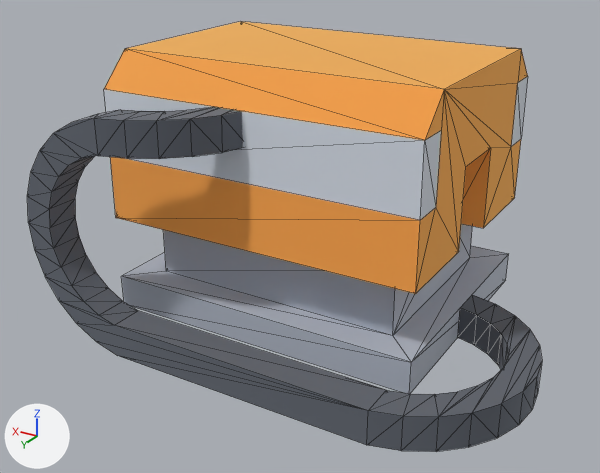
The glTF model kenney_space-kit/Models/machine_generator.glb: old version first, new version second.
Rendered twice from a 50 mm camera at (1.394, -0.424, 0.629) aimed at (1.981, -1.402, 0.14). Arrows for +X, +Y and +Z are at lower left; the lights stay in place. Mesh edges are drawn as thin lines. Where no turn or scale is listed for an object, it has been applied to the vertices.

In view in the first picture: 'cable', 'machine_generator'.
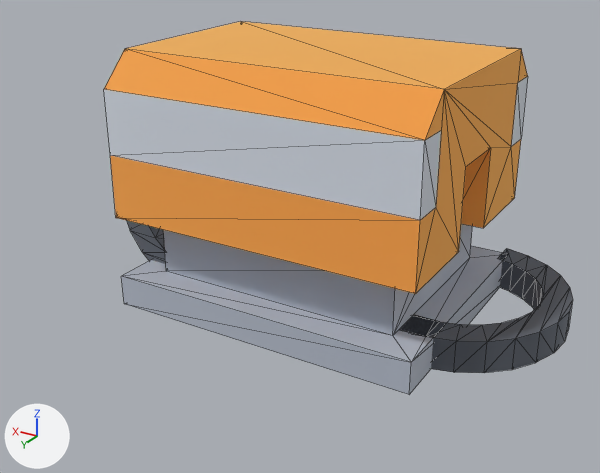
The newer file is also rescaled (x3.0), turned or shifted as a whole; pictures and numbers use the older file's frame.

Boxes (x1, y1, x2, y2) around the edits, measured in the pictures (600 x 473 px):
'cable', deleted: before (27, 107, 542, 452)
'machine_generator.002', added: after (126, 220, 573, 373)

Patch to the scene script:
```diff
--- a/kenney_space-kit/Models/machine_generator.glb.py
+++ b/kenney_space-kit/Models/machine_generator.glb.py
@@ me_mesh_cable_1 @@
+me_mesh_cable_1.from_pydata(...)  # 152 vertices, 296 faces; spans x -0.391..0.309, y -0.227..0.123, z 0.0..0.35
+me_mesh_cable_1.materials.append(mat_dark)  # grey #8f949e
@@ ob_cable @@
-ob_cable = bpy.data.objects.new('cable', me_mesh_cable)
-ob_cable.location = (1.6, -1.525, 0.0)
@@ ob_machine_generator_002 @@
+ob_machine_generator_002 = bpy.data.objects.new('machine_generator.002', me_mesh_cable_1)
+ob_machine_generator_002.location = (2.001, -1.494, 0.0)
```
